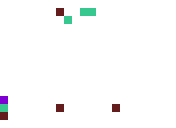
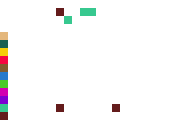
Layer changes from the first w=176, h=128 image to the second:
painted on "Mechanisms" over (0, 32, 8, 96)
